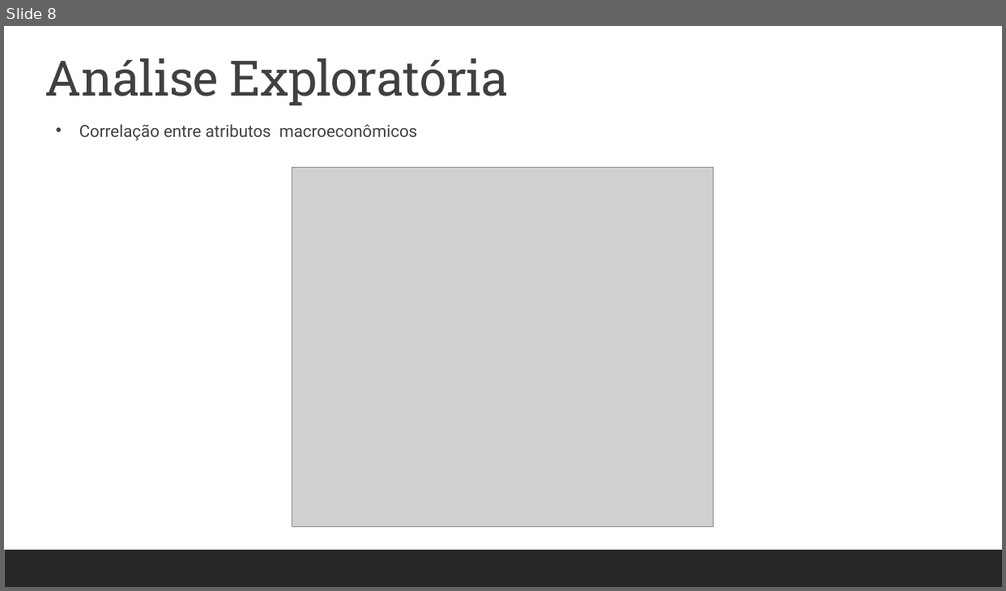
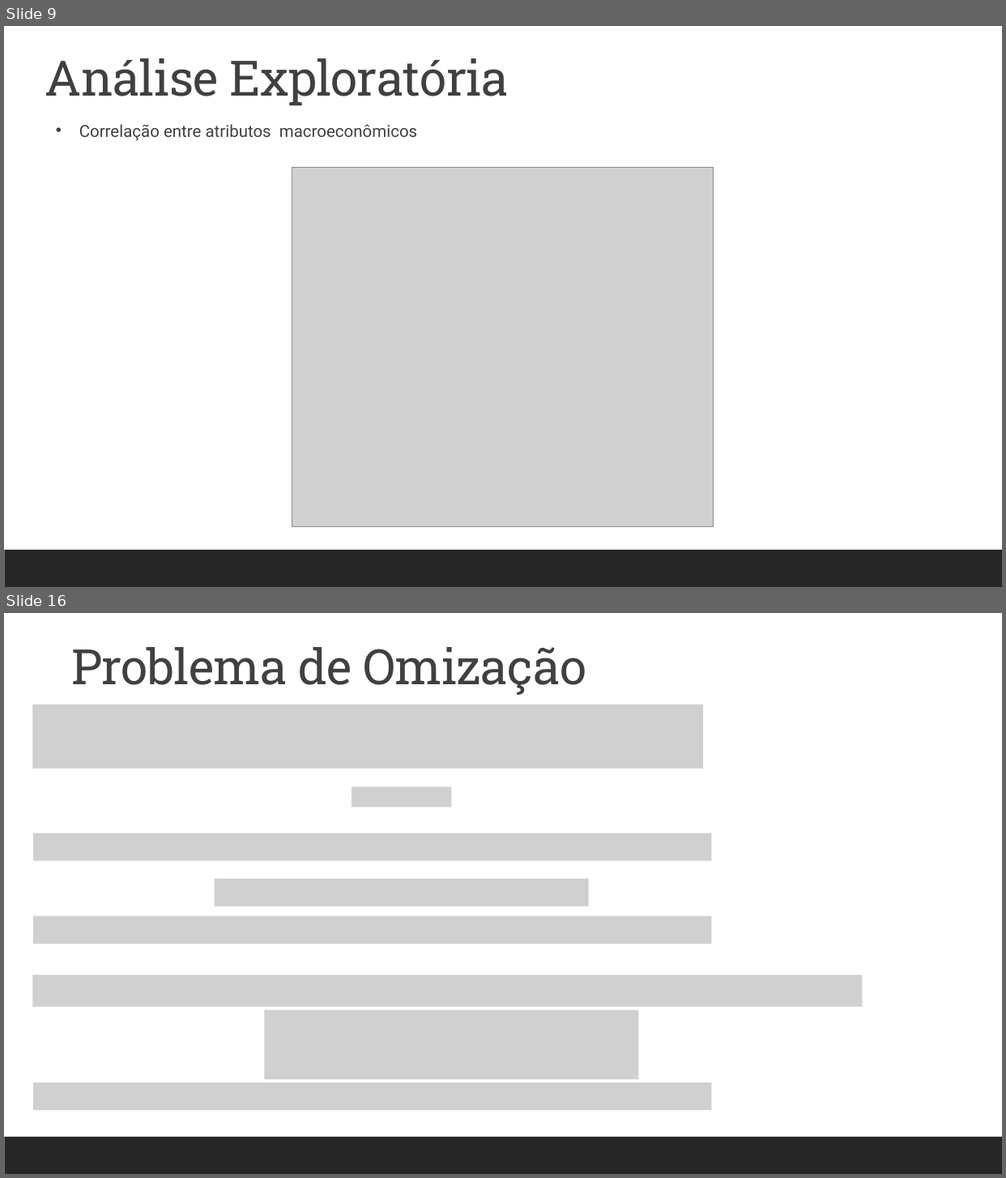
Before and after one commit to pedrosouzalv/PO-233, a slide deck: Projeto de PO-233.pptx. Shown one above the other, each under a label of ours: slide 8 before the commit, slides 9 and 16 after it; the slides between them are not shown. The pictures are 1006x591 and 1006x1178 pixels, drawn with LibreOffice and Linux fonts; fonts in the diff are those of the drawing; grey boxes stand for pictures. Boxes give left, top, right and bottom in pixels: in the first picture for what was removed or moved away, otherwise in the second. Text is boxed around its words. In the diff, an @@ line names an element or a change of style, - is before the commit and + after.

```diff
--- a/Projeto de PO-233.pptx
+++ b/Projeto de PO-233.pptx
@@ slide 16 added at (x1=4, y1=613, x2=1002, y2=1174), background #FFFFFF; not listed: 1 template element that a slide beside it also shows @@
@@ text added at (x1=71, y1=647, x2=587, y2=695), 47 pt, text #404040 @@
+Problema de Omização
@@ picture added at (x1=32, y1=705, x2=703, y2=769) @@
@@ picture added at (x1=351, y1=786, x2=452, y2=807) @@
@@ picture added at (x1=33, y1=833, x2=711, y2=861) @@
@@ picture added at (x1=215, y1=879, x2=589, y2=906) @@
@@ picture added at (x1=33, y1=916, x2=711, y2=944) @@
@@ picture added at (x1=32, y1=975, x2=862, y2=1007) @@
@@ picture added at (x1=265, y1=1011, x2=639, y2=1080) @@
@@ picture added at (x1=33, y1=1083, x2=711, y2=1111) @@
@@ what was slide 8 is now slide 9 @@
```
Also in this commit, not shown: 2 slides changed, 11 other slides added, 6 other files.
